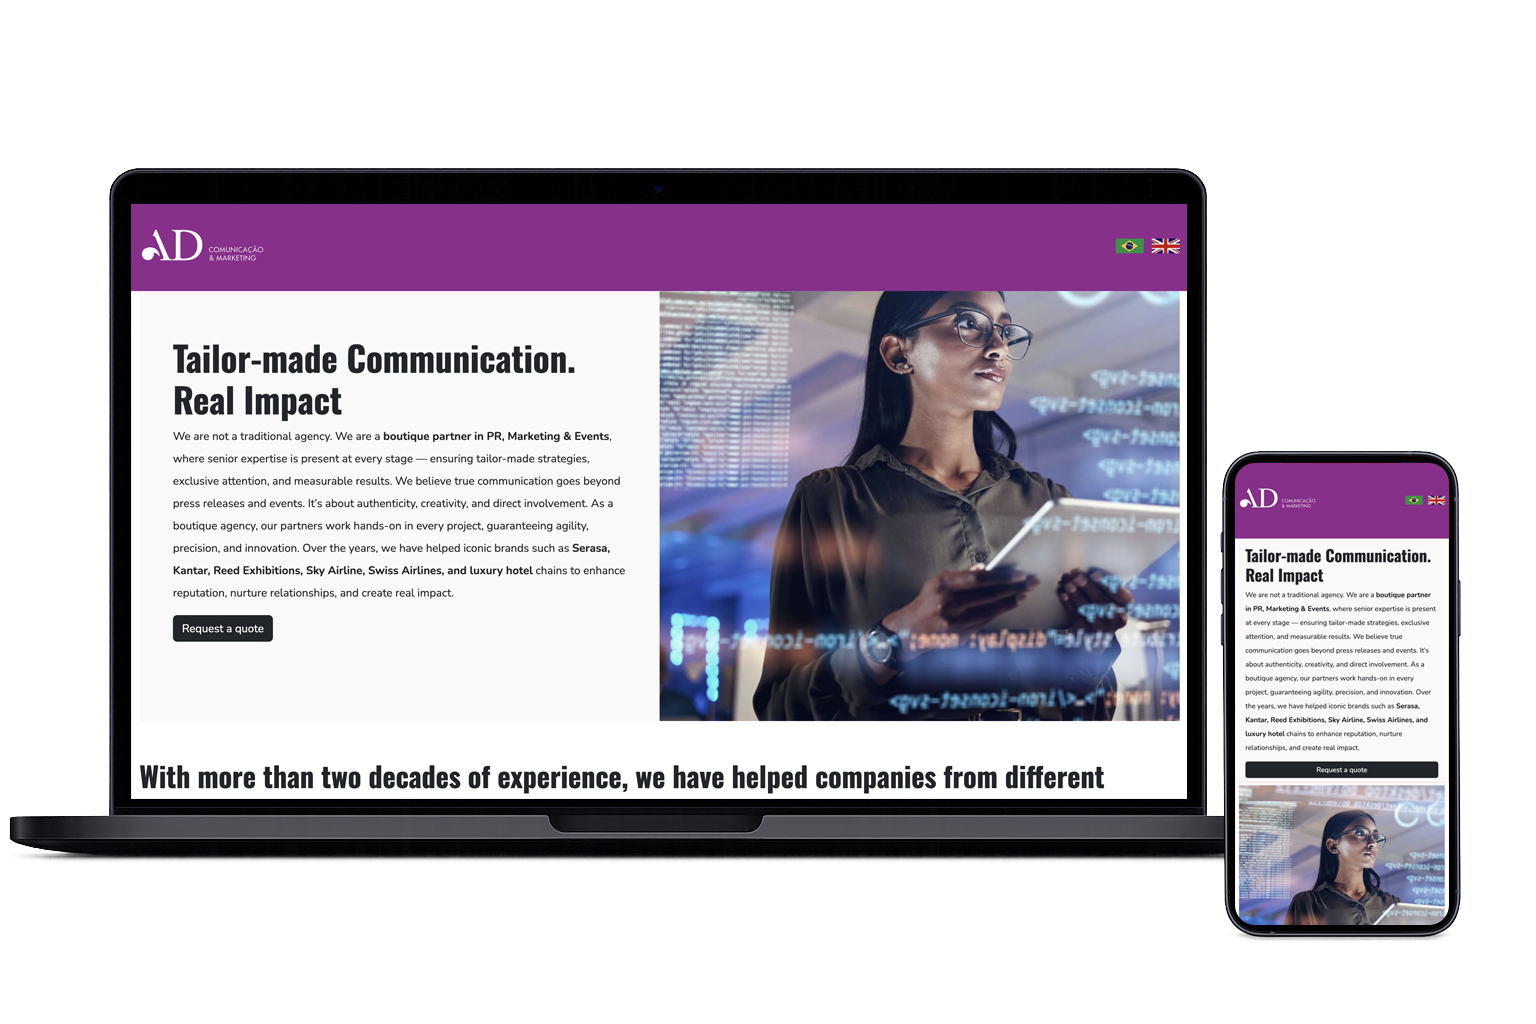
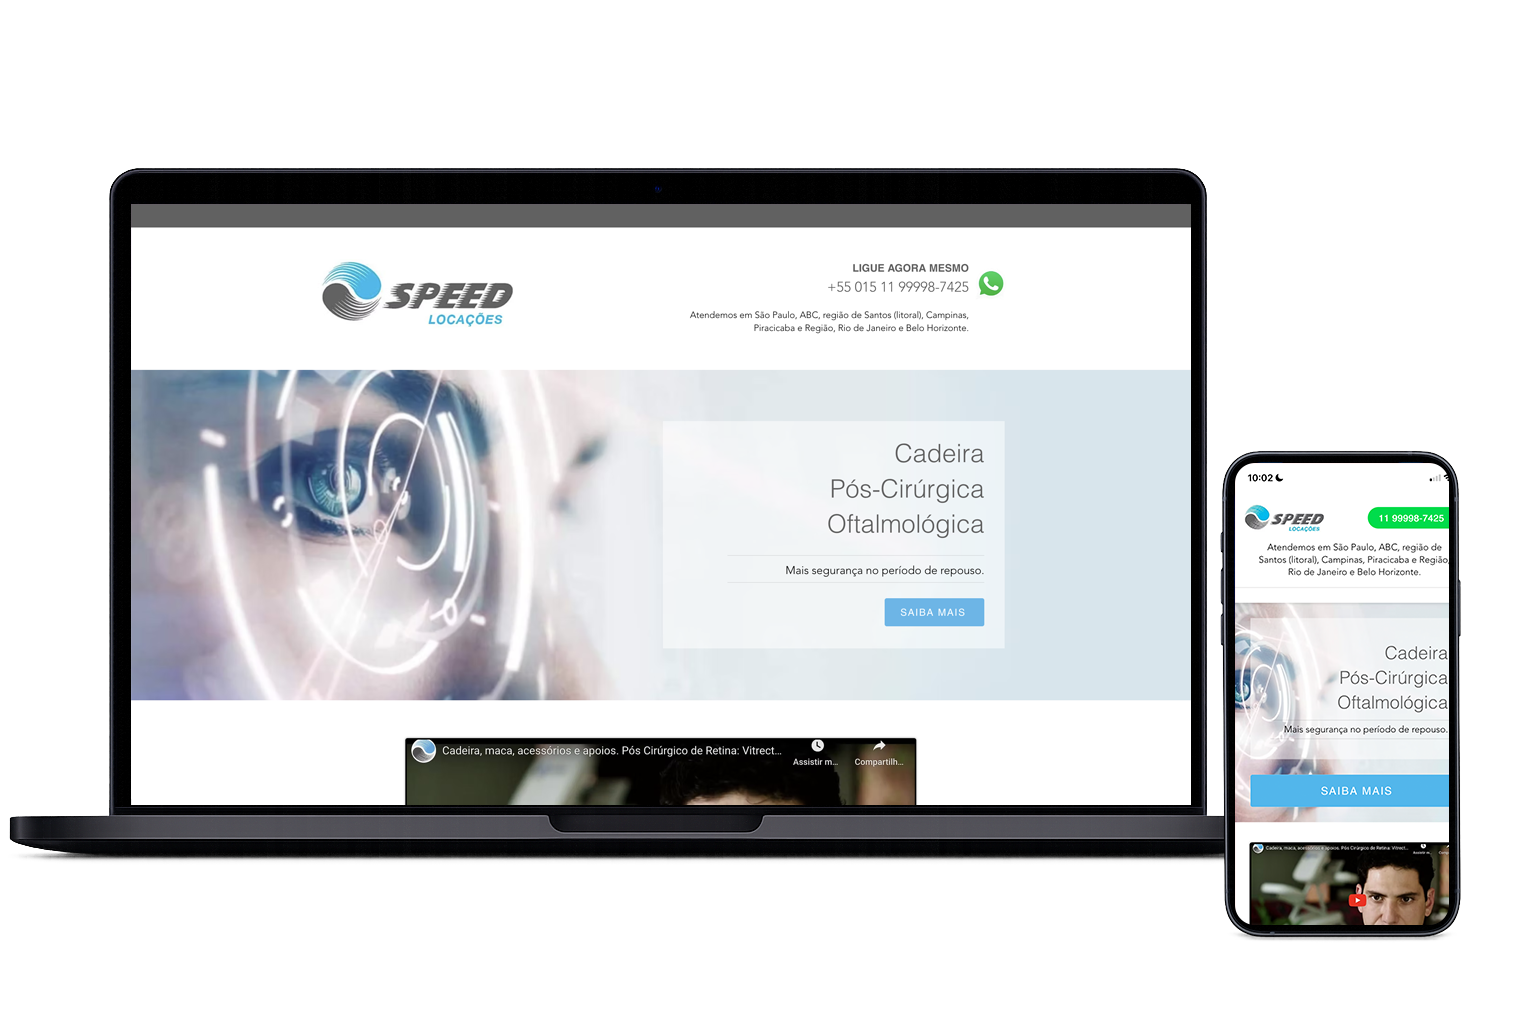
Two versions of the same layered image (1536 x 1024). Layer-by-layer changes:
added layer "Speed Locações - Cadeira Pós-Cirúrgica Oftalmológica" above "MASK copy" over (x1=1235, y1=463, x2=1449, y2=925)
showed "MASK copy" over (x1=1235, y1=463, x2=1449, y2=925)
added layer "Layer 6" above "Layer 5" over (x1=131, y1=204, x2=1191, y2=805)
hid "AD - MOBILE" over (x1=1235, y1=463, x2=1449, y2=925)
hid "MASK" over (x1=1235, y1=463, x2=1449, y2=925)